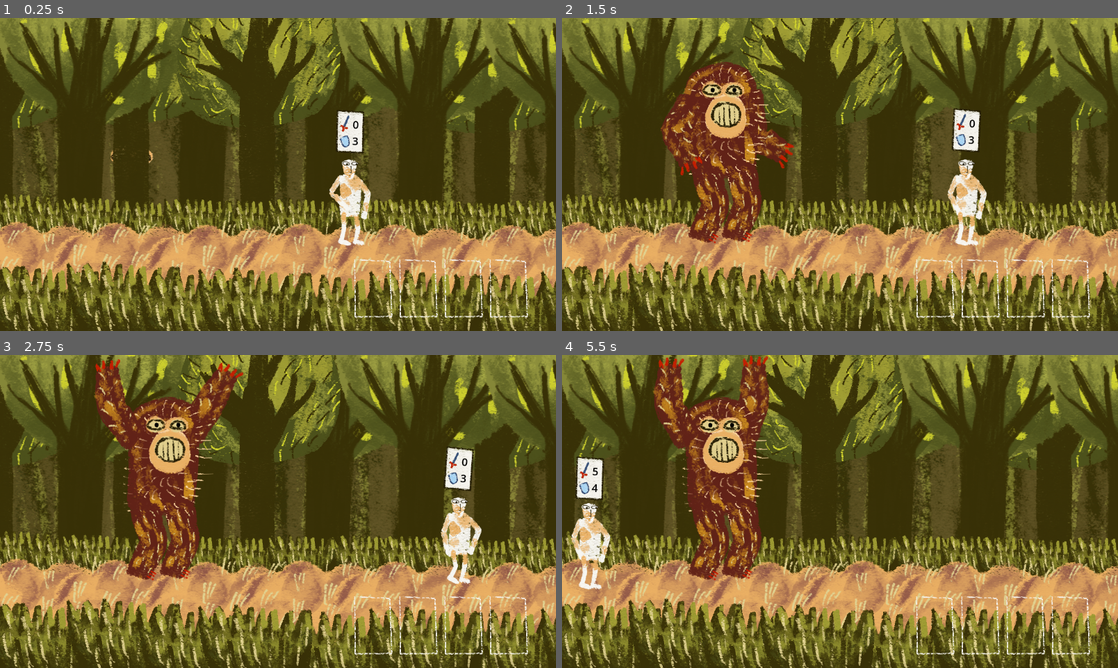
Above: before the commit, frames 1-4 (two rows, left to right).
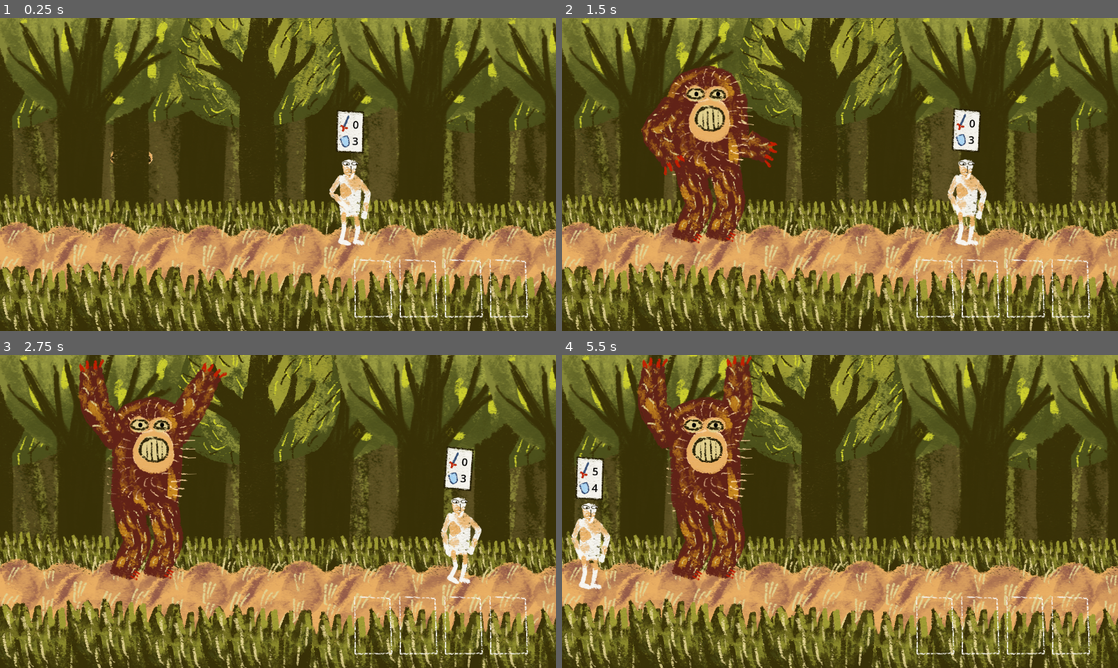
Above: after the commit, the same moments.

Repository: fguillen/The-Forest-Monster-and-the-Cards-Championship
Game: Godot game, scene res://testing/forest.tscn
Same seed, same stepped clock (60 frames per second), same inputs: the game is played once before the commit and once after it. Sound files missing from this copy of the repository are replaced by a short silence.
Inputs (mouse positions are in pixels of both pictures, inside the frame that each line leads up to):
- Up to frame 1 (0.25 s): no input
- Up to frame 2 (1.5 s): tap Enter (ui_accept) at 0.5, 0.77 s; move the mouse to (962, 158) at 0.52 s; hold Right (ui_right) 0.53-1.28 s; click (962, 158) at 0.67 s; move the mouse to (728, 190) at 1.27 s; hold Down (ui_down) from 1.28 s (still down)
- Up to frame 3 (2.75 s): tap Enter (ui_accept) at 1.52 s; move the mouse to (333, 442) at 2.02 s; release Down (ui_down) at 2.03 s; hold Right (ui_right) from 2.03 s (still down)
- Up to frame 4 (5.5 s): move the mouse to (812, 574) at 2.77 s; release Right (ui_right) at 2.78 s; hold Up (ui_up) 2.78-3.53 s; click (812, 574) at 2.92 s; tap Enter (ui_accept) at 3.02, 3.77, 4.52 s; move the mouse to (1006, 558) at 3.52 s; hold Left (ui_left) 3.53-5.03 s; move the mouse to (673, 464) at 4.27 s; move the mouse to (867, 511) at 5.02 s; hold Down (ui_down) from 5.03 s (still down); click (867, 511) at 5.17 s

The runs differ from the first frame. In frame 1, less than 0.1% of the frame differs, in the area x 19-28%, y 41-47%; in frame 2, 7.7%; in frame 3, 9.1%; in frame 4, 9.2%, in the area x 13-38%, y 0-72%.

Commit message:
Walking hidden sound

Diff:
--- a/actors/monster_riggid_3.gd
+++ b/actors/monster_riggid_3.gd
@@ -6,10 +6,13 @@
 signal in_hidden()
 signal in_unhidden()
 signal walk_started()
+signal walk_hidden_started()
 signal idle_started()
+signal idle_hidden_started()
 signal scare_started()
 
 @export var max_speed := 100.0
+@export var max_speed_hidden := 50.0
 @export var acceleration := 50.0
 
 @onready var animation_player: AnimationPlayer = $AnimationPlayer
@@ -17,12 +20,15 @@
 @onready var visuals_hidden: CanvasItem = $VisualsHidden
 
 
+var _current_max_speed: float
 var _state := "idle"
-var _hidden := true
+var _hidden := false
 var _direction := 0.0
 var _deck_filled := false
 
 func _ready():
+	_current_max_speed = max_speed
+
 	_set_state_idle()
 	_set_state_hidden()
 
@@ -33,7 +39,7 @@
 	# Move if not scaring
 	if not _state == "scare":
 		_direction = Input.get_axis("ui_left", "ui_right")
-		var max_velocity = Vector2(_direction * max_speed, 0)
+		var max_velocity = Vector2(_direction * _current_max_speed, 0)
 		velocity = velocity.lerp(max_velocity, acceleration * delta)
 		move_and_slide()
 		if _direction:
@@ -57,40 +63,62 @@
 
 
 func _set_state_hidden():
+	if _hidden == true:
+		return
+
+	print("Monster._set_state_hidden()")
 	_hidden = true
 	visuals.visible = false
 	visuals_hidden.visible = true
+	_current_max_speed = max_speed_hidden
 	emit_signal("in_hidden")
 
 
 func _set_state_unhidden():
+	if _hidden == false:
+		return
+
+	print("Monster._set_state_unhidden()")
 	_hidden = false
 	visuals.visible = true
 	visuals_hidden.visible = false
+	_current_max_speed = max_speed
 	emit_signal("in_unhidden")
 
 
 func _set_state_idle():
+	if _state == "idle":
+		return
+
+	print("Monster._set_state_idle()")
 	_state = "idle"
 	if _hidden:
 		animation_player.play("idle_hidden")
+		emit_signal("idle_hidden_started")
 	else:
 		animation_player.play("idle")
-
-	emit_signal("idle_started")
+		emit_signal("idle_started")
 
 
 func _set_state_walk():
+	if _state == "walk":
+		return
+
+	print("Monster._set_state_walk()")
 	_state = "walk"
 	if _hidden:
 		animation_player.play("walk_hidden")
+		emit_signal("walk_hidden_started")
 	else:
 		animation_player.play("walk")
-
-	emit_signal("walk_started")
+		emit_signal("walk_started")
 
 
 func _set_state_scare():
+	if _state == "scare":
+		return
+
+	print("Monster._set_state_scare()")
 	_state = "scare"
 	animation_player.play("scare")
 	emit_signal("scare_started")
--- a/actors/monster_riggid_3.tscn
+++ b/actors/monster_riggid_3.tscn
@@ -12,6 +12,7 @@
 [ext_resource type="PackedScene" uid="uid://vb6a1yxef6do" path="res://effects/effect_sound.tscn" id="10_8fhx0"]
 [ext_resource type="AudioStream" uid="uid://d3irnt2c010k5" path="res://assets/sounds/pickup_card.wav" id="11_o1fjh"]
 [ext_resource type="AudioStream" uid="uid://dsa8tpwq08qqe" path="res://assets/sounds/monster_scare.wav" id="12_o4mum"]
+[ext_resource type="AudioStream" uid="uid://ccxdj88j705yj" path="res://assets/sounds/monster_walking_hidden.wav" id="13_ht0rm"]
 
 [sub_resource type="RectangleShape2D" id="RectangleShape2D_1rinp"]
 size = Vector2(147, 284)
@@ -384,16 +385,16 @@
 
 [sub_resource type="Animation" id="Animation_ad8x2"]
 resource_name = "walk_hidden"
-length = 0.4
+length = 1.2
 loop_mode = 1
 tracks/0/type = "value"
 tracks/0/imported = false
 tracks/0/enabled = true
 tracks/0/path = NodePath("VisualsHidden/Face:position")
-tracks/0/interp = 1
+tracks/0/interp = 2
 tracks/0/loop_wrap = true
 tracks/0/keys = {
-"times": PackedFloat32Array(0, 0.2, 0.4),
+"times": PackedFloat32Array(0, 0.8, 1.2),
 "transitions": PackedFloat32Array(1, 1, 1),
 "update": 0,
 "values": [Vector2(9.36996, -278.096), Vector2(9.36996, -299), Vector2(9.36996, -278.096)]
@@ -402,7 +403,7 @@
 tracks/1/imported = false
 tracks/1/enabled = true
 tracks/1/path = NodePath("PickArea2D:monitoring")
-tracks/1/interp = 1
+tracks/1/interp = 2
 tracks/1/loop_wrap = true
 tracks/1/keys = {
 "times": PackedFloat32Array(0),
@@ -750,9 +751,15 @@
 [node name="ScareEffectSound" parent="Effects" instance=ExtResource("10_8fhx0")]
 stream = ExtResource("12_o4mum")
 
+[node name="WalkHiddeneffectSound" parent="Effects" instance=ExtResource("10_8fhx0")]
+stream = ExtResource("13_ht0rm")
+start_at_random_seek = true
+
 [connection signal="card_picked" from="." to="Effects/CardPickedEffectSound" method="perform"]
+[connection signal="idle_hidden_started" from="." to="Effects/WalkHiddeneffectSound" method="finish"]
 [connection signal="idle_started" from="." to="Effects/ScareEffectSound" method="finish"]
 [connection signal="scare_started" from="." to="Effects/ScareEffectSound" method="perform"]
+[connection signal="walk_hidden_started" from="." to="Effects/WalkHiddeneffectSound" method="perform"]
 [connection signal="body_entered" from="ScareArea2D" to="." method="_on_scare_area_2d_body_entered"]
 [connection signal="body_entered" from="PickArea2D" to="." method="_on_pick_area_2d_body_entered"]
 [connection signal="animation_finished" from="AnimationPlayer" to="." method="_on_animation_player_animation_finished"]
--- a/effects/effect_sound.gd
+++ b/effects/effect_sound.gd
@@ -1,9 +1,16 @@
 extends AudioStreamPlayer
+
+@export var start_at_random_seek := false
 
 
 func perform():
-	play()
+	var seek = 0.0 if not start_at_random_seek else _random_seek()
+	play(seek)
 
 
 func finish():
 	stop()
+
+
+func _random_seek():
+	return randf_range(0.0, stream.get_length())
Not shown: 1 places in actors/monster_riggid_3.tscn that only renumber resources
Not shown, added: assets/sounds/forest_background_music.wav.import
Not shown, added: assets/sounds/forest_background_noise.wav.import
Not shown, added: assets/sounds/monster_walking_hidden.wav.import
Not shown, added: assets/sounds/paseant_walking.wav.import
Not shown, added: assets/sounds/forest_background_music.wav
Not shown, added: assets/sounds/forest_background_noise.wav
Not shown, added: assets/sounds/monster_walking_hidden.wav
Not shown, added: assets/sounds/paseant_walking.wav
